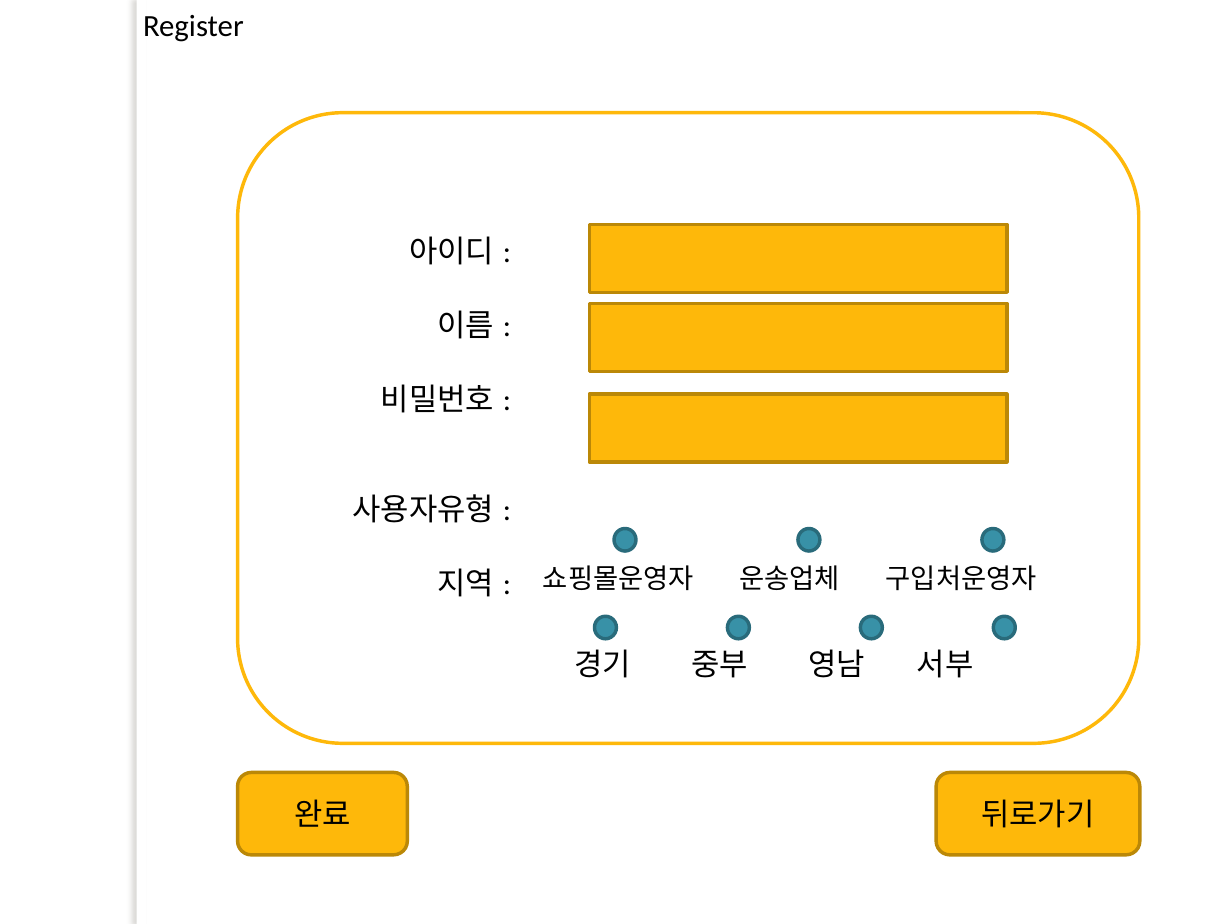
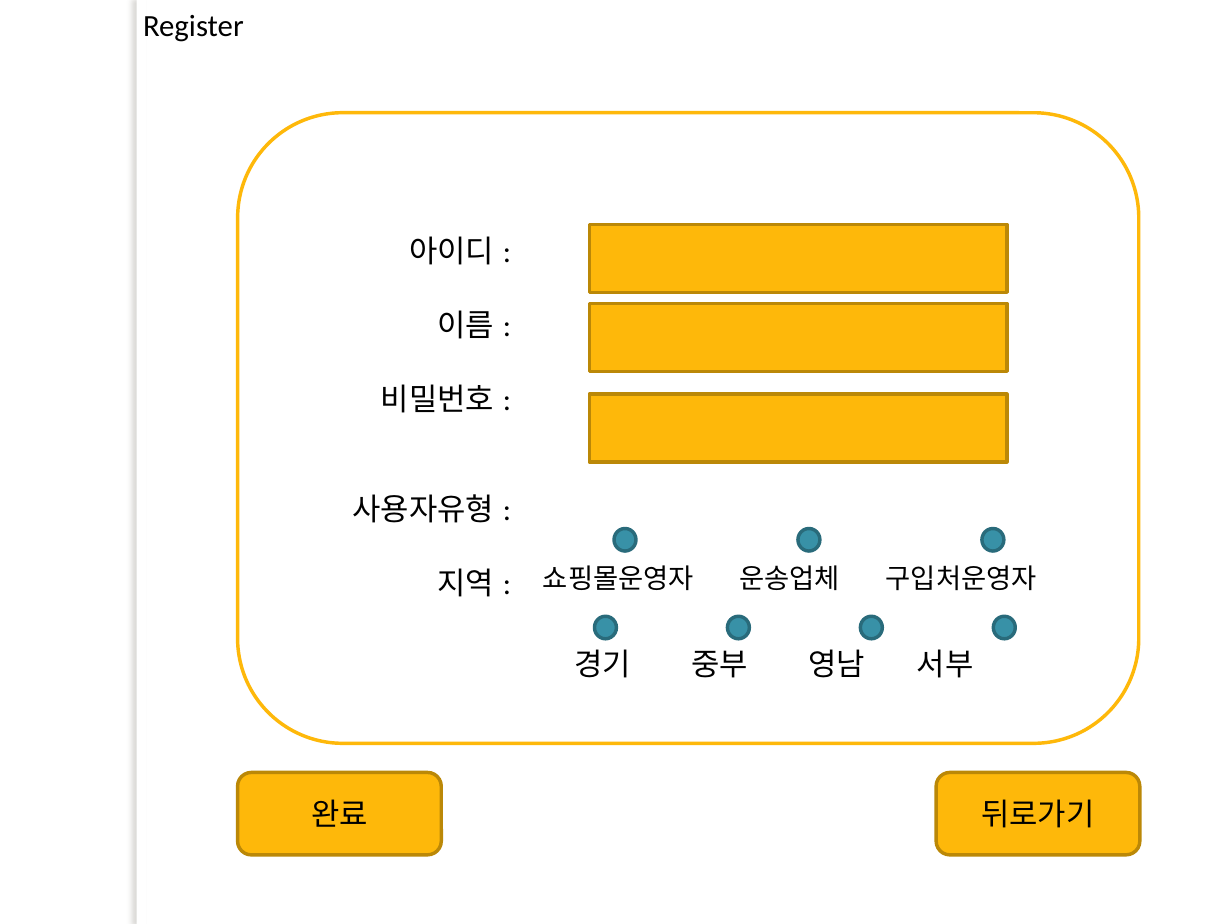
Before and after one commit to lx9203/fulfillmentBlue, a slide deck: slide 5 of 프레젠테이션1.pptx. Drawn at 1232x924 pixels with LibreOffice and Linux fonts; fonts in the diff are those of the drawing; background and template pictures are left out. Boxes give left, top, right and bottom in pixels: in the first picture for what was removed or moved away, otherwise in the second. Text is boxed around its words. In the diff, an @@ line names an element or a change of style, - is before the commit and + after.

```diff
--- a/프레젠테이션1.pptx
+++ b/프레젠테이션1.pptx
@@ rounded rectangle "완료": place and size @@
-rounded rectangle "완료" at <box>238,772,408,855</box>
+rounded rectangle "완료" at <box>238,772,441,855</box>
```
Also in this commit, not shown: 8 other slides changed.
